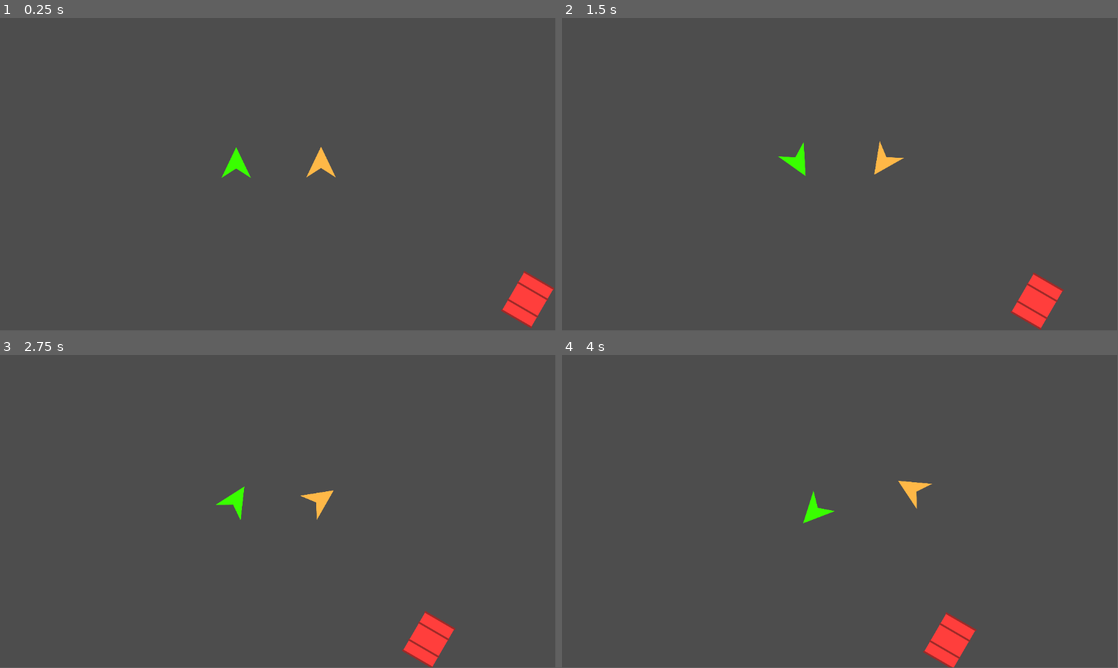
Above: before the commit, frames 1-4 (two rows, left to right).
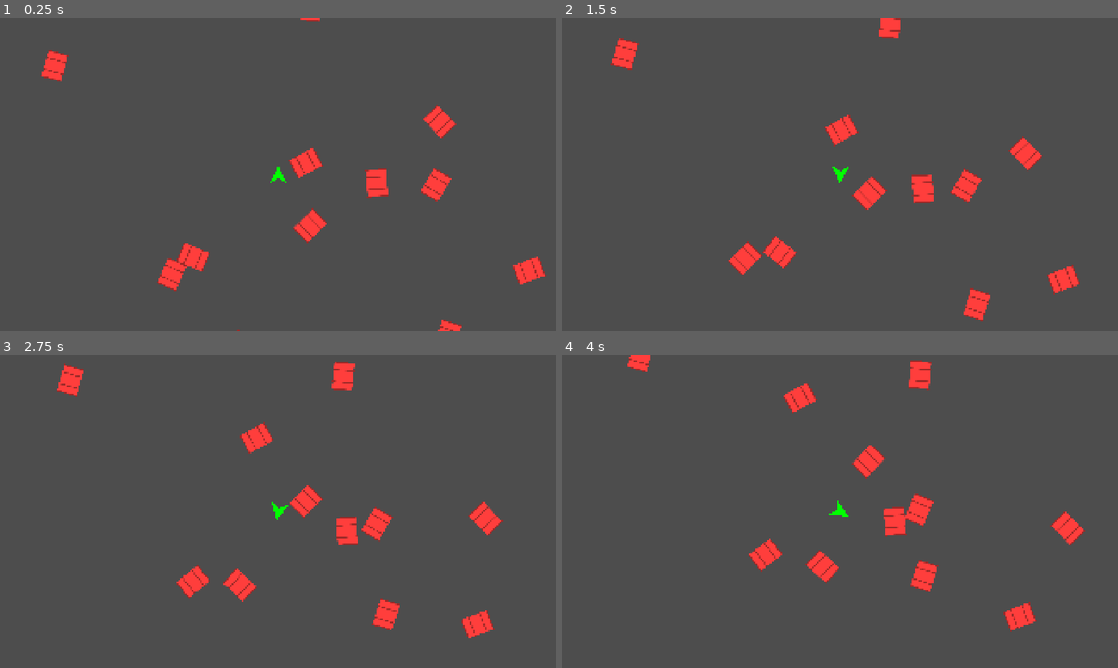
Above: after the commit, the same moments.

Repository: tsraveling/dog-fight
Game: Godot game, scene res://prototypes/flight-model/ProtoFlightModel.tscn
The game is run twice, just before and just after one commit, with the same random seed, the same clock (stepped at 60 frames per second) and the same inputs.
Inputs:
- Up to frame 1 (0.25 s): no input
- Up to frame 2 (1.5 s): hold D (move_right) 0.53-1.28 s; hold Shift (angular_brake, bound only after the commit) from 1.28 s (still down)
- Up to frame 3 (2.75 s): release Shift (angular_brake, bound only after the commit) at 2.03 s; hold D (move_right) from 2.03 s (still down)
- Up to frame 4 (4 s): release D (move_right) at 2.78 s; hold W (move_up) 2.78-3.53 s; hold A (move_left) from 3.53 s (still down)
The window is 799x449 before the commit and 800x450 after it. Grey fills any space a smaller window leaves; there, only what the larger window draws over its background counts as a difference.

The runs differ from the first frame. In frame 1, 4.3% of the frame differs, in the area x 7-100%, y 0-100%; in frame 2, 4.9%; in frame 3, 4.9%, in the area x 10-91%, y 2-100%; in frame 4, 4.8%.

Commit message:
Tim/prototype improvements (#13)
* Removed CharBody ship

* Adds ship cam, reduces damping, expands barrel settings

Diff:
--- a/client/project.godot
+++ b/client/project.godot
@@ -15,9 +15,12 @@
 config/features=PackedStringArray("4.4", "Forward Plus")
 config/icon="res://icon.svg"
 
-[autoload]
+[display]
 
-GameManager="*res://prototypes/flight-model/game_manager.gd"
+window/size/viewport_width=1920
+window/size/viewport_height=1080
+window/stretch/mode="canvas_items"
+window/stretch/aspect="keep_height"
 
 [input]
 
@@ -46,3 +49,13 @@
 "events": [Object(InputEventKey,"resource_local_to_scene":false,"resource_name":"","device":-1,"window_id":0,"alt_press …(195 unchanged characters)…
 ]
 }
+angular_brake={
+"deadzone": 0.2,
+"events": [Object(InputEventKey,"resource_local_to_scene":false,"resource_name":"","device":-1,"window_id":0,"alt_pressed":false,"shift_pressed":false,"ctrl_pressed":false,"meta_pressed":false,"pressed":false,"keycode":0,"physical_keycode":4194325,"key_label":0,"unicode":0,"location":0,"echo":false,"script":null)
+]
+}
+
+[physics]
+
+2d/default_gravity=0.0
+2d/default_gravity_vector=Vector2(0, 0)
--- a/client/prototypes/flight-model/ProtoFlightModel.tscn
+++ b/client/prototypes/flight-model/ProtoFlightModel.tscn
@@ -1,41 +1,16 @@
-[gd_scene load_steps=8 format=3 uid="uid://dd5pg7d1rf4es"]
+[gd_scene load_steps=5 format=3 uid="uid://dd5pg7d1rf4es"]
 
-[ext_resource type="PackedScene" uid="uid://d4friu48rt3e3" path="res://prototypes/flight-model/ship/proto-ship.tscn" id="1_h5wyc"]
-[ext_resource type="PackedScene" uid="uid://l43o75meywml" path="res://prototypes/flight-model/ship/proto-ship2.tscn" id="2_hibgq"]
-[ext_resource type="Script" uid="uid://d1me642gl6g8f" path="res://prototypes/flight-model/ship/proto_ship_2.gd" id="3_b3st3"]
-[ext_resource type="Texture2D" uid="uid://dl0bxvdrpmd0q" path="res://assets/art/dev/ship.png" id="4_8kdtw"]
+[ext_resource type="PackedScene" uid="uid://corp8hv0y042k" path="res://prototypes/flight-model/ship/ProtoShip.tscn" id="1_felnc"]
 [ext_resource type="PackedScene" uid="uid://durquigb4jng4" path="res://prototypes/flight-model/barrel/barrel.tscn" id="5_ihrxn"]
 [ext_resource type="Script" uid="uid://ds0bhgt7ihuxn" path="res://prototypes/flight-model/barrel/barrel.gd" id="6_y8rtx"]
 [ext_resource type="Script" uid="uid://8sawogq215ll" path="res://prototypes/flight-model/barrel/barrel_manager.gd" id="8_ta1cy"]
 
 [node name="ProtoFlightModel" type="Node2D"]
 
-[node name="CharacterShip" parent="." instance=ExtResource("1_h5wyc")]
-modulate = Color(1, 0.721569, 0.278431, 1)
-position = Vector2(666, 299)
-THRUST_FORCE = 6000.0
+[node name="ProtoShip" parent="." instance=ExtResource("1_felnc")]
+position = Vector2(490, 300)
 
-[node name="CollisionPolygon2D" parent="CharacterShip" index="0"]
-polygon = PackedVector2Array(0, -32, -30.75, 32, 0, 12.5, 30.75, 32)
-
-[node name="Sprite2D" parent="CharacterShip" index="1"]
-scale = Vector2(0.25, 0.25)
-texture = ExtResource("4_8kdtw")
-
-[node name="RigidShip" parent="." instance=ExtResource("2_hibgq")]
-modulate = Color(0.223529, 1, 0, 1)
-position = Vector2(490, 300)
-gravity_scale = 0.0
-inertia = 1.0
-script = ExtResource("3_b3st3")
-THRUST_FORCE = 6000.0
-
-[node name="CollisionPolygon2D" parent="RigidShip" index="0"]
-polygon = PackedVector2Array(-30.75, 32, 0, -32, 30.75, 32, 0, 12.5)
-
-[node name="Sprite2D" parent="RigidShip" index="1"]
-scale = Vector2(0.25, 0.25)
-texture = ExtResource("4_8kdtw")
+[node name="Camera2D" type="Camera2D" parent="ProtoShip"]
 
 [node name="Barrel" parent="." instance=ExtResource("5_ihrxn")]
 position = Vector2(-649, -352)
@@ -46,6 +21,5 @@
 position = Vector2(577, 326)
 script = ExtResource("8_ta1cy")
 barrel_scene = ExtResource("5_ihrxn")
-
-[editable path="CharacterShip"]
-[editable path="RigidShip"]
+spawn_count = 100
+spawn_diameter = 5000.0
--- a/client/prototypes/flight-model/barrel/barrel.gd
+++ b/client/prototypes/flight-model/barrel/barrel.gd
@@ -1,4 +1,7 @@
 extends RigidBody2D
 
 func _ready() -> void:
-	return
+	linear_damp_mode = RigidBody2D.DAMP_MODE_REPLACE
+	linear_damp = 0.0
+	angular_damp_mode = RigidBody2D.DAMP_MODE_REPLACE
+	angular_damp = 0.0
--- a/client/prototypes/flight-model/barrel/barrel_manager.gd
+++ b/client/prototypes/flight-model/barrel/barrel_manager.gd
@@ -2,11 +2,12 @@
 
 @export var barrel_scene: PackedScene
 @export var spawn_count: int = 10
-
-# Stores the width (screen_size.x) and height (screen_size.y) of the game window
-var spawn_area: Vector2 = Vector2(1920, 1080)
+@export var spawn_diameter: float = 2000
 
 func _ready() -> void:
+
+	var spawn_area = Vector2(spawn_diameter, spawn_diameter)
+
 	if not barrel_scene:
 		print("Assign barrel.tscn to the Barrel Scene in the Inspector.")
 		return
@@ -24,9 +25,6 @@
 		)
 
 		instance.position = global_position + random_position # Set the position of the instance
-		instance.gravity_scale = 0 # Turns off gravity
-		instance.linear_damp = 0 # Not working yet
-		instance.angular_damp = 0 # Not working yet
 		instance.rotation_degrees = random_rotation # Random starting rotation
 		instance.apply_impulse(random_impulse, Vector2.ZERO) # Applies the impulse to the instance
 		add_child(instance)
--- /dev/null
+++ b/client/prototypes/flight-model/ship/ProtoShip.gd
@@ -0,0 +1,33 @@
+extends RigidBody2D
+
+@export var thrust_force: float = 5000.0
+@export var rotation_speed: float = 5.0
+@export var torque_force: float = 500.0 # Rotational force
+
+@onready var thrust_polygon := $ThrustPolygon
+
+var forward_thrust: Vector2 = Vector2.ZERO
+
+func _ready() -> void:
+	linear_damp_mode = RigidBody2D.DAMP_MODE_REPLACE
+	linear_damp = 0.0
+	angular_damp_mode = RigidBody2D.DAMP_MODE_REPLACE
+	angular_damp = 0.0
+
+func _physics_process(delta: float) -> void:
+	if Input.is_action_pressed("move_up"):
+		thrust_polygon.visible = true
+		forward_thrust = Vector2(0, -thrust_force * delta) # Apply thrust in the forward direction
+		linear_velocity += forward_thrust.rotated(rotation) * delta # Rotates the thruster to point in the direction of the ship
+	else:
+		thrust_polygon.visible = false
+
+	if Input.is_action_pressed("angular_brake"):
+		angular_damp = 4
+	else:
+		angular_damp = 0.0
+
+	if Input.is_action_pressed("move_left"):
+		apply_torque(-torque_force * delta)  # Rotate left
+	if Input.is_action_pressed("move_right"):
+		apply_torque(torque_force * delta)  # Rotate right
--- /dev/null
+++ b/client/prototypes/flight-model/ship/ProtoShip.tscn
@@ -0,0 +1,22 @@
+[gd_scene load_steps=3 format=3 uid="uid://corp8hv0y042k"]
+
+[ext_resource type="Script" uid="uid://d1me642gl6g8f" path="res://prototypes/flight-model/ship/ProtoShip.gd" id="1_3sgka"]
+[ext_resource type="Texture2D" uid="uid://dl0bxvdrpmd0q" path="res://assets/art/dev/ship.png" id="2_06ri8"]
+
+[node name="ProtoShip" type="RigidBody2D"]
+gravity_scale = 0.0
+inertia = 1.0
+script = ExtResource("1_3sgka")
+
+[node name="CollisionPolygon2D" type="CollisionPolygon2D" parent="."]
+polygon = PackedVector2Array(-30.75, 32, 0, -32, 30.75, 32, 0, 12.5)
+
+[node name="Sprite2D" type="Sprite2D" parent="."]
+modulate = Color(0, 1, 0, 1)
+scale = Vector2(0.25, 0.25)
+texture = ExtResource("2_06ri8")
+
+[node name="ThrustPolygon" type="Polygon2D" parent="."]
+position = Vector2(0, -5)
+color = Color(1, 1, 0, 1)
+polygon = PackedVector2Array(-8, 33, 9, 33, 0, 56)
--- a/client/prototypes/flight-model/ship/proto-ship.tscn
+++ /dev/null
@@ -1,13 +0,0 @@
-[gd_scene load_steps=3 format=3 uid="uid://d4friu48rt3e3"]
-
-[ext_resource type="Script" uid="uid://bbm68mwi60ahb" path="res://prototypes/flight-model/ship/proto_ship.gd" id="1_fqgkj"]
-[ext_resource type="Texture2D" uid="uid://wm4hnar64k06" path="res://assets/art/dev/orange-triangle.png" id="1_ma626"]
-
-[node name="Ship" type="CharacterBody2D"]
-script = ExtResource("1_fqgkj")
-
-[node name="CollisionPolygon2D" type="CollisionPolygon2D" parent="."]
-polygon = PackedVector2Array(1.5, -31, -32, 24, 33, 24)
-
-[node name="Sprite2D" type="Sprite2D" parent="."]
-texture = ExtResource("1_ma626")
--- a/client/prototypes/flight-model/ship/proto-ship2.tscn
+++ /dev/null
@@ -1,11 +0,0 @@
-[gd_scene load_steps=2 format=3 uid="uid://l43o75meywml"]
-
-[ext_resource type="Texture2D" uid="uid://wm4hnar64k06" path="res://assets/art/dev/orange-triangle.png" id="1_s3g4k"]
-
-[node name="RigidBody2D" type="RigidBody2D"]
-
-[node name="CollisionPolygon2D" type="CollisionPolygon2D" parent="."]
-polygon = PackedVector2Array(-32, 24, 1.5, -31, 33, 24)
-
-[node name="Sprite2D" type="Sprite2D" parent="."]
-texture = ExtResource("1_s3g4k")
--- a/client/prototypes/flight-model/ship/proto_ship.gd
+++ /dev/null
@@ -1,18 +0,0 @@
-extends CharacterBody2D
-
-@export var THRUST_FORCE: float = 5000.0
-@export var ROTATION_SPEED: float = 5.0
-
-var forward_thrust: Vector2 = Vector2.ZERO
-
-func _physics_process(delta: float) -> void:
-	if Input.is_action_pressed("move_up"):
-		forward_thrust = Vector2(0, -THRUST_FORCE * delta) # Apply thrust in the forward direction
-		velocity += forward_thrust.rotated(rotation) * delta # Rotates the thruster to point in the direction of the ship
-
-	if Input.is_action_pressed("move_left"):
-		rotation -= ROTATION_SPEED * delta  # Rotate left
-	if Input.is_action_pressed("move_right"):
-		rotation += ROTATION_SPEED * delta  # Rotate right
-
-	move_and_slide()
--- a/client/prototypes/flight-model/ship/proto_ship_2.gd
+++ /dev/null
@@ -1,17 +0,0 @@
-extends RigidBody2D
-
-@export var THRUST_FORCE: float = 5000.0
-@export var ROTATION_SPEED: float = 5.0
-@export var TORQUE_FORCE: float = 500.0 # Rotational force
-
-var forward_thrust: Vector2 = Vector2.ZERO
-
-func _physics_process(delta: float) -> void:
-	if Input.is_action_pressed("move_up"):
-		forward_thrust = Vector2(0, -THRUST_FORCE * delta) # Apply thrust in the forward direction
-		linear_velocity += forward_thrust.rotated(rotation) * delta # Rotates the thruster to point in the direction of the ship
-
-	if Input.is_action_pressed("move_left"):
-		apply_torque(-TORQUE_FORCE * delta)  # Rotate left
-	if Input.is_action_pressed("move_right"):
-		apply_torque(TORQUE_FORCE * delta)  # Rotate right
Renamed: client/prototypes/flight-model/ship/proto_ship_2.gd.uid -> client/prototypes/flight-model/ship/ProtoShip.gd.uid
Not shown, removed: client/prototypes/flight-model/ship/proto_ship.gd.uid
